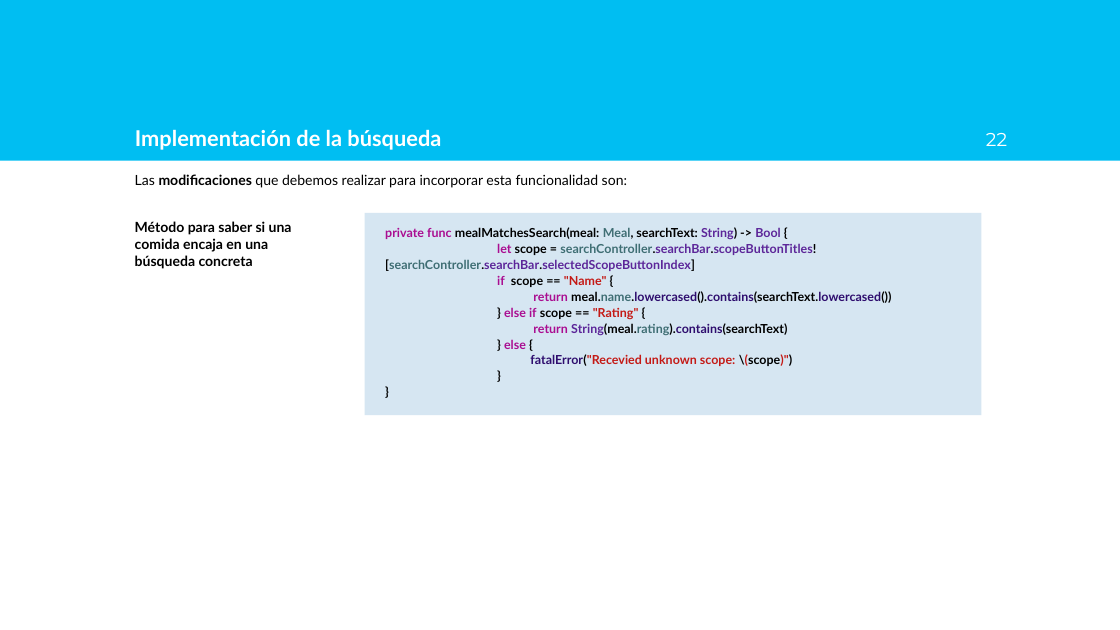
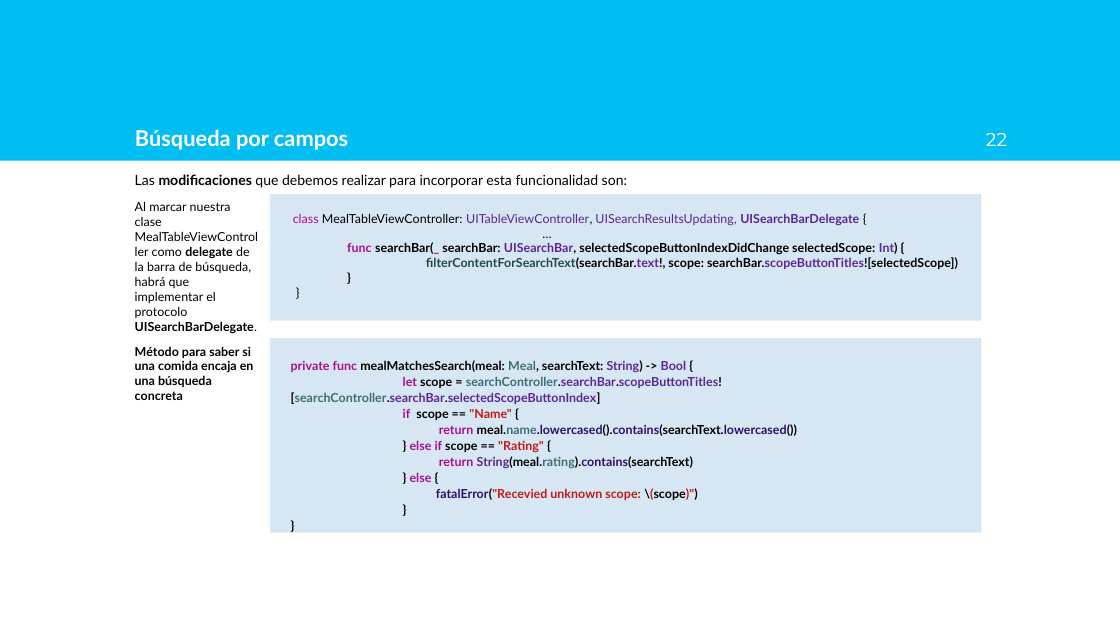
Before and after one commit to AlfonsoLRz/iOS_SearchBar, a slide deck: slide 22 of doc/Presentación.pptx. Drawn at 1120x630 pixels with LibreOffice and Linux fonts; fonts in the diff are those of the drawing; background and template pictures are left out. Boxes give left, top, right and bottom in pixels: in the first picture for what was removed or moved away, otherwise in the second. Text is boxed around its words. In the diff, an @@ line names an element or a change of style, - is before the commit and + after.

```diff
--- a/doc/Presentación.pptx
+++ b/doc/Presentación.pptx
@@ title at bbox=[135, 129, 348, 150]: text changed @@
-Implementación de la búsqueda
+Búsqueda por campos
@@ text added at bbox=[135, 202, 257, 334], 8 pt, text #000000 @@
+Al marcar nuestra clase MealTableViewController como delegate de la barra de búsqueda, habrá que implementar el protocolo UISearchBarDelegate.
@@ rectangle added at bbox=[270, 194, 981, 320], fill #D6E6F2 @@
@@ text added at bbox=[293, 213, 958, 269], 8 pt, text #000000, bold @@
+class MealTableViewController: UITableViewController, UISearchResultsUpdating, UISearchBarDelegate {
+…
+func searchBar(_ searchBar: UISearchBar, selectedScopeButtonIndexDidChange selectedScope: Int) {
+filterContentForSearchText(searchBar.text!, scope: searchBar.scopeButtonTitles![selectedScope])
+}
+}
@@ text "Método para saber si una ...": place and size @@
-text "Método para saber si una ..." at bbox=[135, 221, 292, 269]
+text "Método para saber si una ..." at bbox=[135, 346, 254, 400]
@@ text "Método para saber si una ..." at bbox=[135, 346, 254, 400]: size 9 to 8 pt @@
@@ text "private func mealMatchesSearch(meal: Meal, searchText: ...": place and size @@
-text "private func mealMatchesSearch(meal: Meal, searchText: ..." at bbox=[385, 227, 891, 366]
+text "private func mealMatchesSearch(meal: Meal, searchText: ..." at bbox=[291, 360, 797, 500]
@@ rectangle: place and size @@
-rectangle at bbox=[365, 213, 982, 414]
+rectangle at bbox=[270, 338, 981, 533]
```
Also in this commit, not shown: 9 other slides changed, 3 other files.
